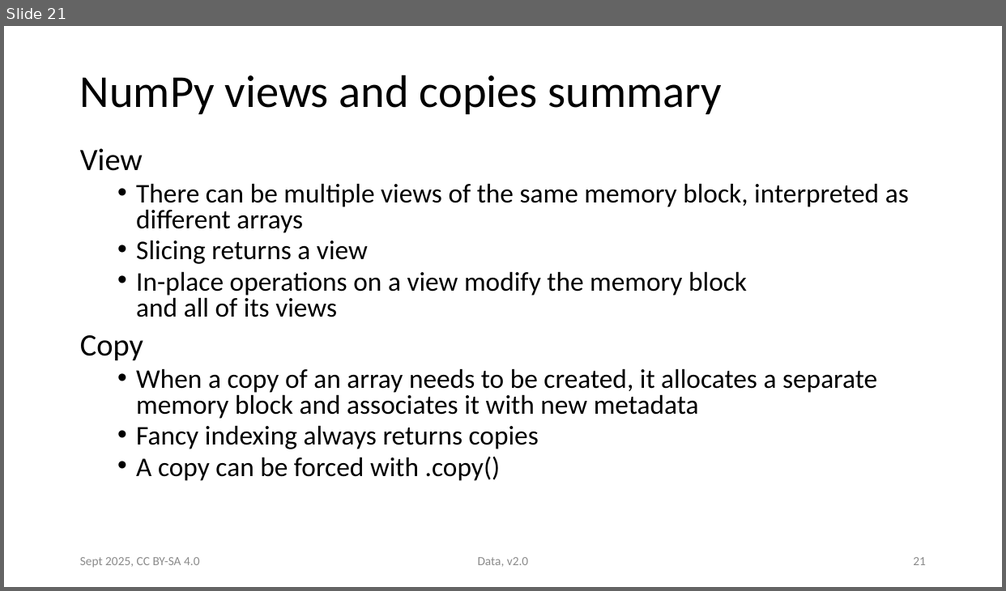
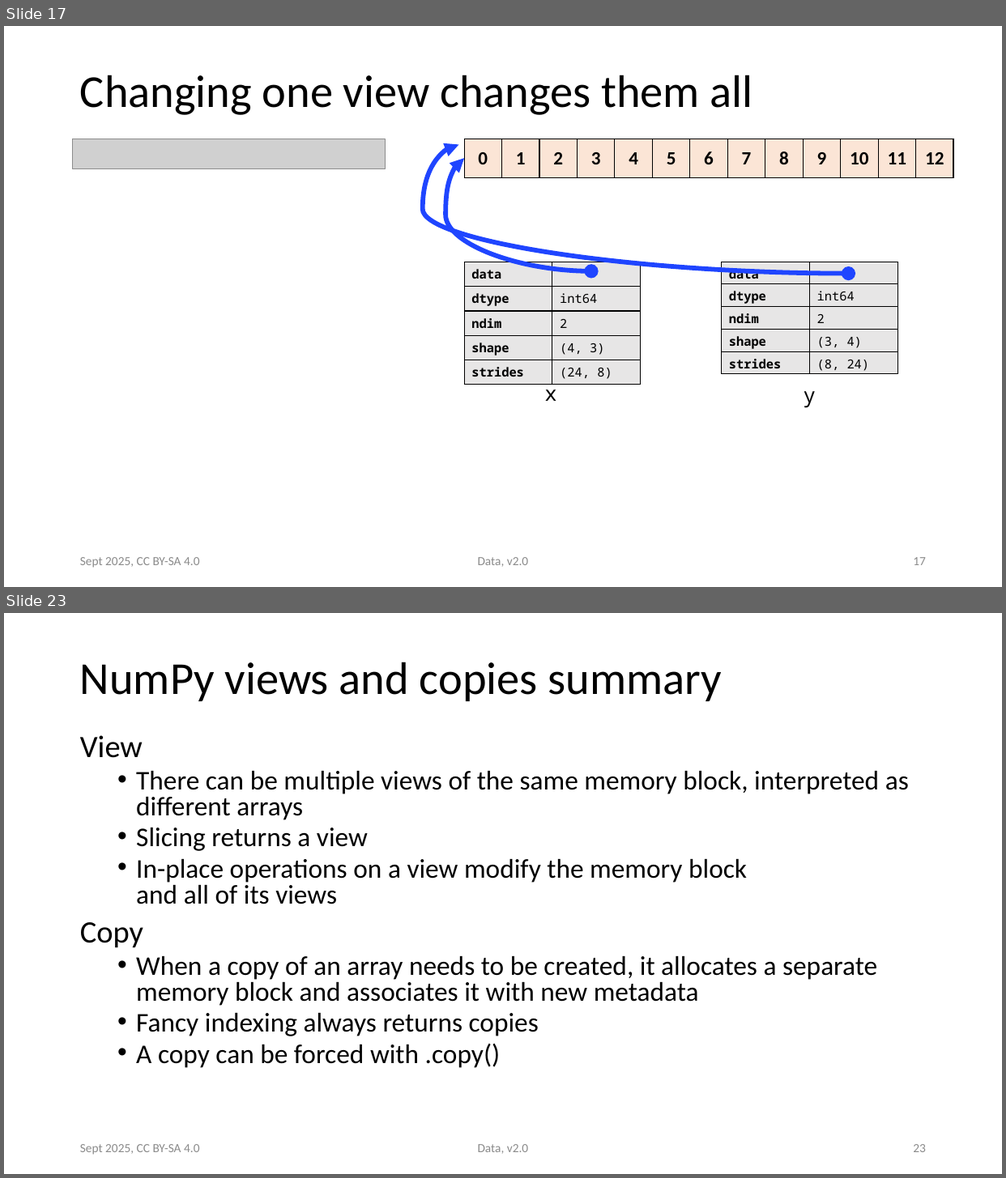
Before and after one commit to victoris93/data_class, a slide deck: numpy.pptx. Shown one above the other, each under a label of ours: slide 21 before the commit, slides 17 and 23 after it; the slides between them are not shown. The pictures are 1006x591 and 1006x1178 pixels, drawn with LibreOffice and Linux fonts; fonts in the diff are those of the drawing; grey boxes stand for pictures. Boxes give left, top, right and bottom in pixels: in the first picture for what was removed or moved away, otherwise in the second. Text is boxed around its words. In the diff, an @@ line names an element or a change of style, - is before the commit and + after.

```diff
--- a/numpy.pptx
+++ b/numpy.pptx
@@ slide 17 added at (x1=4, y1=26, x2=1002, y2=587), background #FFFFFF @@
@@ title added at (x1=80, y1=75, x2=753, y2=115), 44 pt, text #000000 @@
+Changing one view changes them all
@@ picture added at (x1=73, y1=139, x2=385, y2=169) @@
@@ curved double arrow added from (849, 274) to (459, 145), #1F45FF 4.5 pt @@
@@ table added at (x1=464, y1=139, x2=951, y2=178), 1 rows, 13 columns @@
+0 | 1 | 2 | 3 | 4 | 5 | 6 | 7 | 8 | 9 | 10 | 11 | 12
@@ curved double arrow added from (592, 271) to (464, 159), #1F45FF 4.5 pt @@
@@ table added at (x1=464, y1=263, x2=641, y2=382), 5 rows, 2 columns @@
+data | 
+dtype | int64
+ndim | 2
+shape | (4, 3)
+strides | (24, 8)
@@ table added at (x1=721, y1=262, x2=898, y2=374), 5 rows, 2 columns @@
+data | 
+dtype | int64
+ndim | 2
+shape | (3, 4)
+strides | (8, 24)
@@ text added at (x1=544, y1=382, x2=556, y2=401), 20 pt, text #000000 @@
+x
@@ text added at (x1=803, y1=391, x2=816, y2=408), 20 pt, text #000000 @@
+y
@@ text added at (x1=80, y1=557, x2=199, y2=568), 12 pt, text #8C8C8C @@
+Sept 2025, CC BY-SA 4.0
@@ text added at (x1=478, y1=557, x2=528, y2=567), 12 pt, text #8C8C8C @@
+Data, v2.0
@@ page number added at (x1=913, y1=557, x2=926, y2=565), 12 pt, text #8C8C8C @@
+17
@@ what was slide 21 is now slide 23 @@
@@ page number at (x1=913, y1=1144, x2=926, y2=1152): text changed @@
-21
+23
```
Also in this commit, not shown: 7 slides changed, 1 other slide added, 2 other files.
